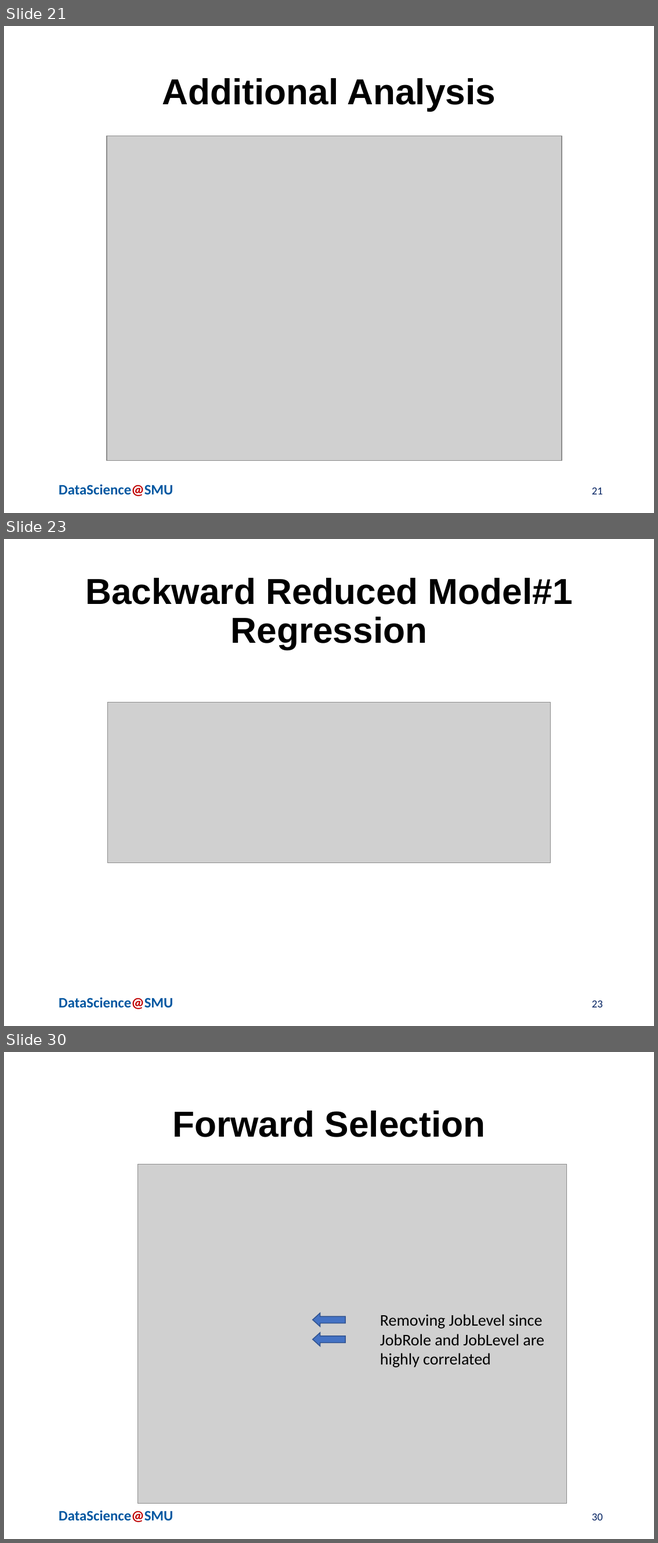
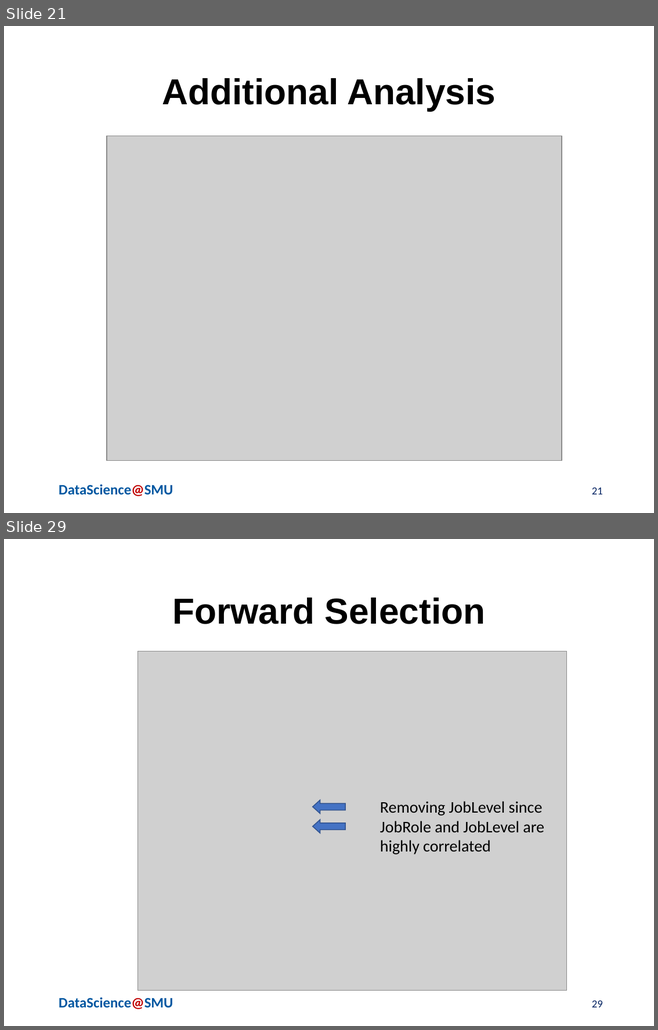
Before and after one commit to chaoshunh/SMU_MSDS, a slide deck: Doing_Data_Science/CaseStudy2/Reports/MSDSPresentationTemplatev0.1_2_2_2_2.pptx. Shown one above the other, each under a label of ours: slides 21, 23 and 30 before the commit, slides 21 and 29 after it; the slides between them are not shown. The pictures are 658x1543 and 658x1030 pixels, drawn with LibreOffice and Linux fonts; fonts in the diff are those of the drawing; grey boxes stand for pictures; background and template pictures are left out. Boxes give left, top, right and bottom in pixels: in the first picture for what was removed or moved away, otherwise in the second. Text is boxed around its words. In the diff, an @@ line names an element or a change of style, - is before the commit and + after.

```diff
--- a/Doing_Data_Science/CaseStudy2/Reports/MSDSPresentationTemplatev0.1_2_2_2_2.pptx
+++ b/Doing_Data_Science/CaseStudy2/Reports/MSDSPresentationTemplatev0.1_2_2_2_2.pptx
@@ slide 23 removed at (x1=4, y1=539, x2=654, y2=1026), background #FFFFFF; not listed: 1 template element that a slide beside it also shows @@
@@ title removed at (x1=85, y1=578, x2=572, y2=649) @@
-Backward Reduced Model#1 Regression
@@ picture removed at (x1=107, y1=702, x2=550, y2=863) @@
@@ page number removed at (x1=592, y1=1001, x2=603, y2=1008) @@
-23
@@ what was slide 30 is now slide 29 @@
@@ page number at (x1=592, y1=1001, x2=603, y2=1008): text changed @@
-30
+29
```
Also in this commit, not shown: 10 slides changed, 3 slides added, 3 other slides removed.
